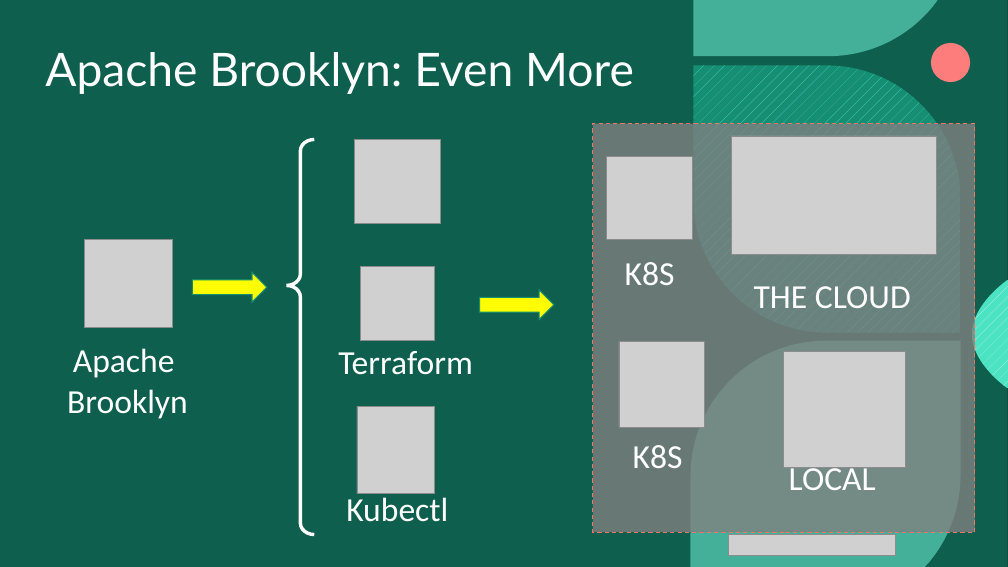
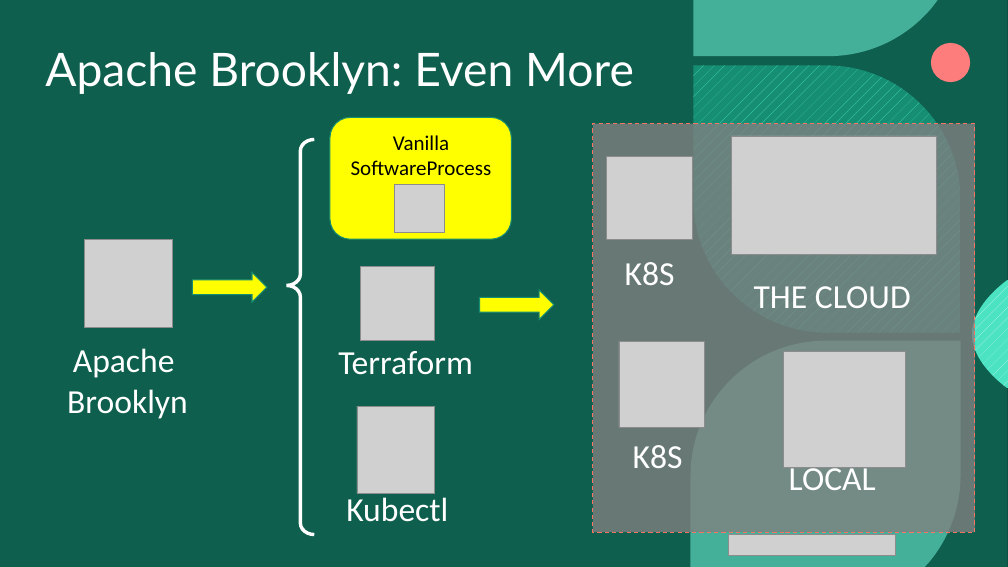
Before and after one commit to cloudsoft/java-cro, a slide deck: slide 11 of java-cro-presentation.pptx (slide 10 before the commit). Drawn at 1008x567 pixels with LibreOffice and Linux fonts; fonts in the diff are those of the drawing; grey boxes stand for pictures; background and template pictures are left out. Boxes give left, top, right and bottom in pixels: in the first picture for what was removed or moved away, otherwise in the second. Text is boxed around its words. In the diff, an @@ line names an element or a change of style, - is before the commit and + after.

```diff
--- a/java-cro-presentation.pptx
+++ b/java-cro-presentation.pptx
@@ rounded rectangle added at (330,117,511,239), fill #FFFF00, outline #168D73 1 pt @@
@@ text added at (351,135,492,175), 20 pt, text #000000 @@
+Vanilla SoftwareProcess
@@ picture: place and size @@
-picture at (355,140,441,223)
+picture at (395,185,445,233)
```
Also in this commit, not shown: 3 other slides changed, 1 slide added, 3 other files.
